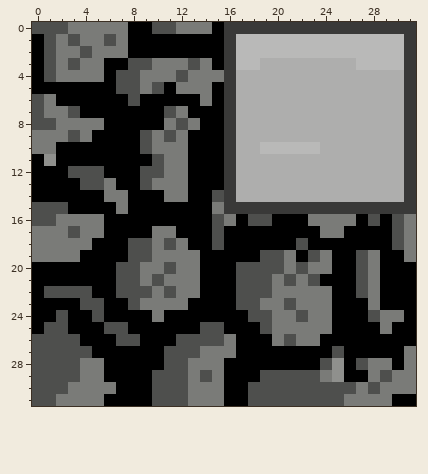
Pixel-art sprite, stored at MineroBio Project/Assets/Tiles/asfalt-turn-png.png. This is how it looked before the edit.
The file is 32x32 pixels.
After:
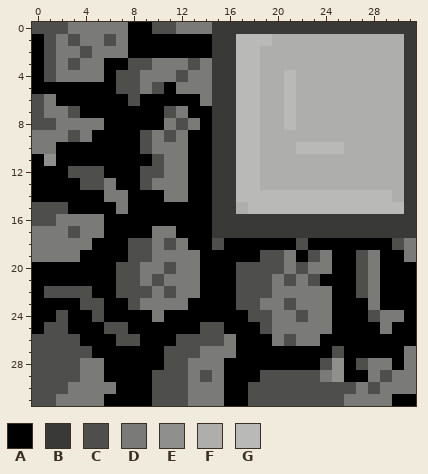
Palette (. is transparent): A #000000  B #393938  C #4e4f4d  D #7a7b78  E #8f908d  F #aeaead  G #b9b9b8
Difference:
Colour A becomes colour B in rows 0 to 3 at x 15; in rows 5 to 13 at x 15; in row 16 at x 17, 20 to 22, 27 and 29; in row 17 at x 16 to 23 and 26 to 29.
Colour C becomes colour B in row 14 at x 15; in row 16 at x 15, 18 to 19, 28 and 30; in row 17 at x 15 and 30.
Colour D becomes colour B in row 4 at x 15; in row 15 at x 15; in row 16 at x 16, 23 to 26 and 31; in row 17 at x 24 to 25 and 31.
Colour B becomes colour F in row 15 at x 17.
Colour G becomes colour F in row 1 at x 20 to 30; in row 2 at x 19 to 30; in row 3 at x 27 to 30; in row 10 at x 19 to 21.
Colour B becomes colour G in row 15 at x 18 to 30.
Colour F becomes colour G in rows 4 to 8 at x 17 to 18 and 21; in row 9 at x 17 to 18; in row 10 at x 17 to 18 and 24 to 25; in rows 11 to 13 at x 17 to 18; in row 14 at x 17 to 29.
